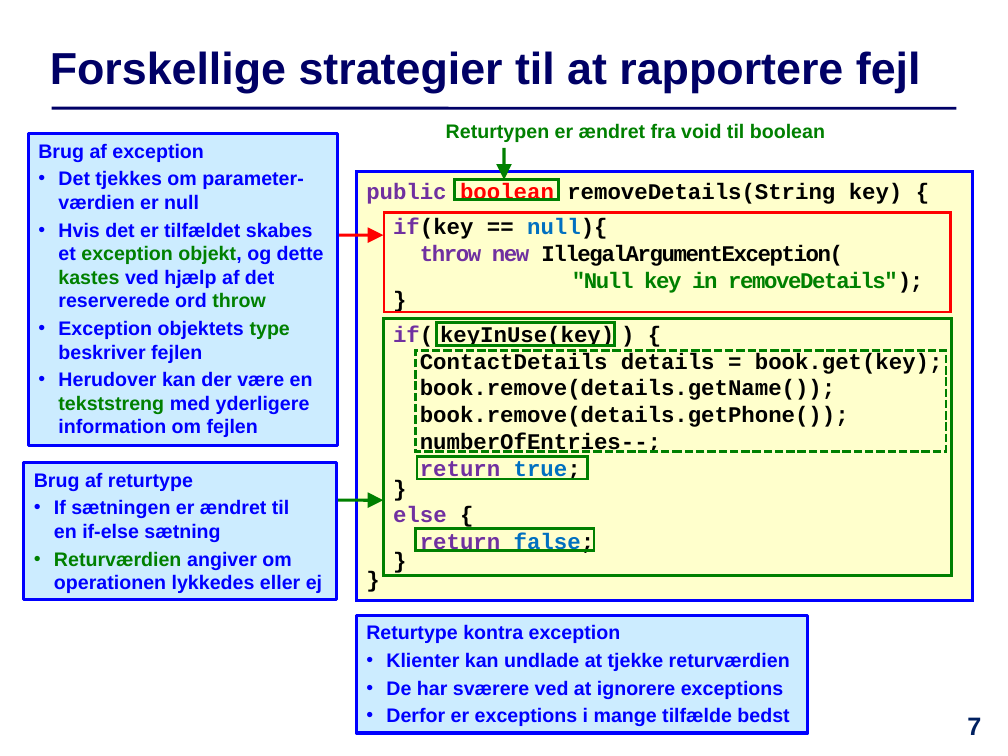
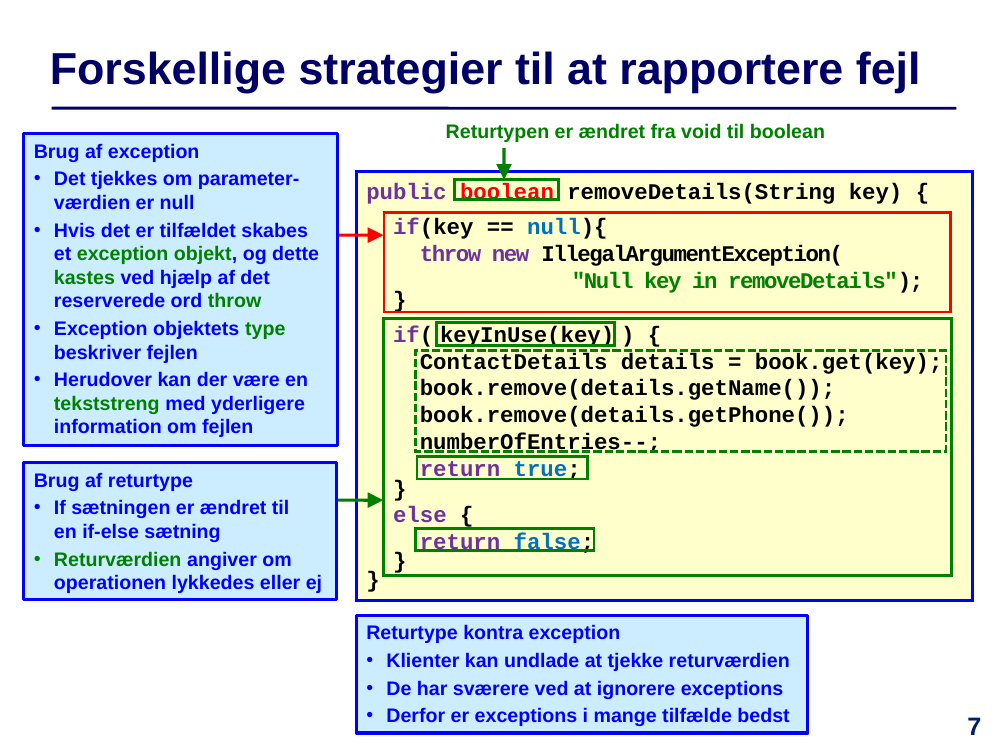
Before and after one commit to IntProgAU/Materiale, a slide deck: slide 7 of web/e23/uge_14/Slides-Uge14.pptx. Drawn at 1008x756 pixels with LibreOffice and Linux fonts; fonts in the diff are those of the drawing. Boxes give left, top, right and bottom in pixels: in the first picture for what was removed or moved away, otherwise in the second. Text is boxed around its words. In the diff, an @@ line names an element or a change of style, - is before the commit and + after.

```diff
--- a/web/e23/uge_14/Slides-Uge14.pptx
+++ b/web/e23/uge_14/Slides-Uge14.pptx
@@ rectangle "Brug af exception": place and size @@
-rectangle "Brug af exception" at (28,134,338,447)
+rectangle "Brug af exception" at (24,134,339,447)
```
Also in this commit, not shown: 1 other slide changed, 2 other files.
